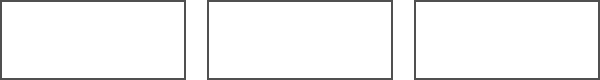
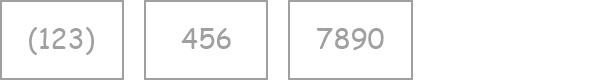
Comparing the layer stacks of the two 600 x 80 images. Changes:
removed layer "Input 1" over left=0, top=0, right=186, bottom=80
removed layer "Input 2" over left=207, top=0, right=393, bottom=80
removed layer "Input 3" over left=414, top=0, right=600, bottom=80
added group "Group 1" with 2 layers above "Group 2" over left=0, top=0, right=124, bottom=80
added layer "(123)" in group "Group 1" over left=29, top=27, right=94, bottom=55
added layer "Rounded Rectangle 1 copy 2" in group "Group 1" over left=0, top=0, right=124, bottom=80
added group "Group 2" with 2 layers above "Group 3" over left=144, top=0, right=268, bottom=80
added layer "456" in group "Group 2" over left=181, top=28, right=231, bottom=49
added layer "Rounded Rectangle 1 copy" in group "Group 2" over left=144, top=0, right=268, bottom=80
added group "Group 3" with 1 layers above "Rounded Rectangle 1" over left=316, top=28, right=384, bottom=50
added layer "7890" in group "Group 3" over left=316, top=28, right=384, bottom=50
added layer "Rounded Rectangle 1" over left=288, top=0, right=413, bottom=80
